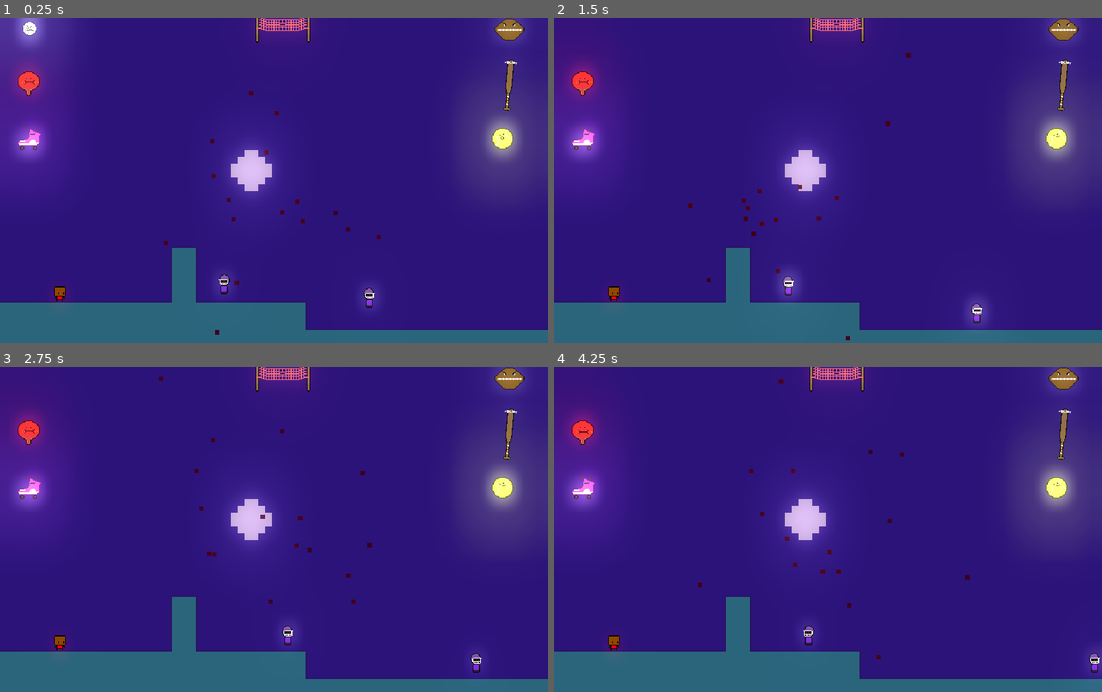
Above: before the commit, frames 1-4 (two rows, left to right).
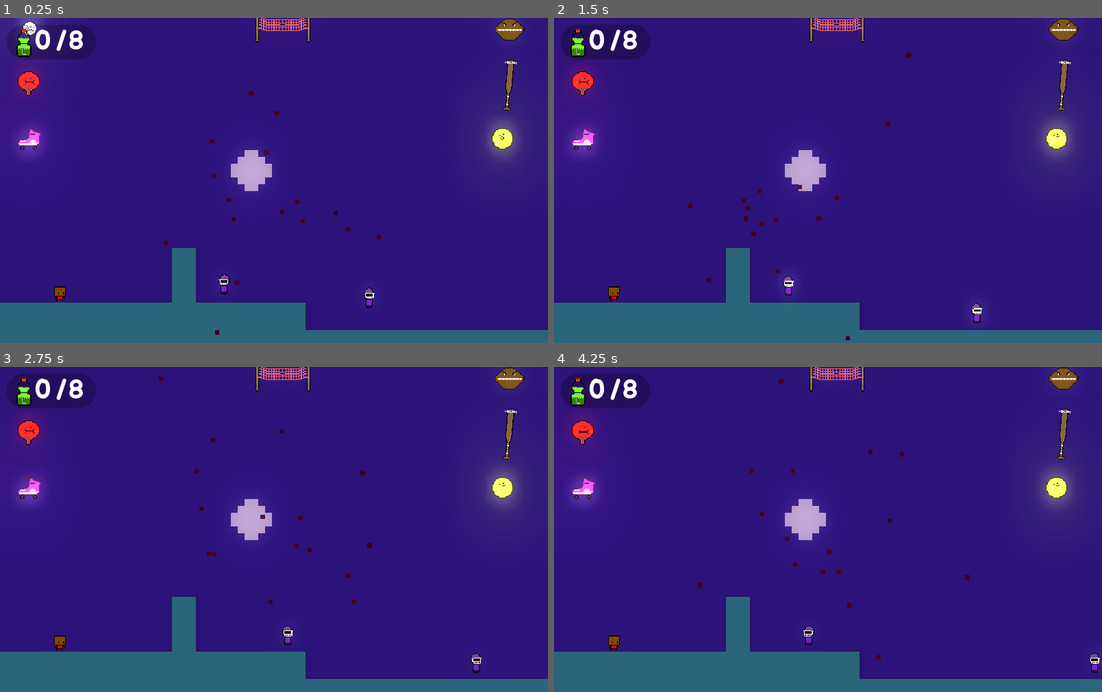
Above: after the commit, the same moments.

Repository: AdamSmif/Sportsball-Adventures
Game: Godot game, scene res://Levels/ShaderTest.tscn
The game is run twice, just before and just after one commit, with the same random seed, the same clock (stepped at 60 frames per second) and the same inputs. This scene is started directly instead of the project's main scene.
Inputs:
- Up to frame 1 (0.25 s): no input
- Up to frame 2 (1.5 s): hold Up (ui_up) from 0.53 s (still down); tap Space (jump) at 0.77 s
- Up to frame 3 (2.75 s): tap Space (jump) at 1.52 s; release Up (ui_up) at 2.03 s
- Up to frame 4 (4.25 s): hold Up (ui_up) from 2.78 s (still down); tap Space (jump) at 3.02, 3.77 s

The runs differ from the first frame. In frame 1, 3.8% of the frame differs, in the area x 1-96%, y 0-53%; in frame 2, 3.6%; in frame 3, 3.6%; in frame 4, 3.7%.

Commit message:
minor content updates

Diff:
--- a/Assets/Hoop.tscn
+++ b/Assets/Hoop.tscn
@@ -1,7 +1,6 @@
 [gd_scene load_steps=3 format=2]
 
 [ext_resource path="res://Assets/hoop.png" type="Texture" id=1]
-
 
 [sub_resource type="RectangleShape2D" id=1]
 extents = Vector2( 1.49399, 2.6126 )
--- a/Assets/Shaders/WorldEnviromentGlow.tres
+++ b/Assets/Shaders/WorldEnviromentGlow.tres
@@ -6,6 +6,6 @@
 fog_sun_amount = 0.15
 fog_depth_begin = 1460.5
 glow_enabled = true
-glow_intensity = 1.77
+glow_intensity = 0.51
 glow_blend_mode = 0
 glow_hdr_threshold = 0.23
--- a/Assets/hoopnet.tscn
+++ b/Assets/hoopnet.tscn
@@ -1,7 +1,6 @@
 [gd_scene load_steps=2 format=2]
 
 [ext_resource path="res://Assets/hoopnet.png" type="Texture" id=1]
-
 
 [node name="hoopnet" type="StaticBody2D"]
 
--- a/Levels/ShaderTest.tscn
+++ b/Levels/ShaderTest.tscn
@@ -7,9 +7,12 @@
 [ext_resource path="res://Assets/Shaders/WorldEnviromentGlow.tres" type="Environment" id=5]
 [ext_resource path="res://Assets/Shaders/CircleParticleSystem.tscn" type="PackedScene" id=6]
 [ext_resource path="res://Enemies+Allies/Footballbot/FootballBot.tscn" type="PackedScene" id=7]
-[ext_resource path="res://Enemies+Allies/Gronkobot/Gronkobot.tscn" type="PackedScene" id=8]
+[ext_resource path="res://UI/HUD/HUD.tscn" type="PackedScene" id=8]
 [ext_resource path="res://Assets/FallZone.tscn" type="PackedScene" id=9]
 [ext_resource path="res://PlayersTwoThruEight/AllPlayers.tscn" type="PackedScene" id=10]
+[ext_resource path="res://Assets/hoopstick.png" type="Texture" id=11]
+[ext_resource path="res://Assets/hoopnet.png" type="Texture" id=12]
+[ext_resource path="res://Assets/Hoop.tscn" type="PackedScene" id=13]
 
 [sub_resource type="Shader" id=1]
 code = "shader_type canvas_item;
@@ -34,6 +37,22 @@
 scale = Vector2( 8, 8 )
 frame = 1
 
+[node name="YSort" type="YSort" parent="."]
+
+[node name="hoopstick" type="Sprite" parent="YSort"]
+position = Vector2( -714.089, 147.663 )
+scale = Vector2( 1, 5.49798 )
+texture = ExtResource( 11 )
+
+[node name="Hoop" type="YSort" parent="."]
+
+[node name="Hoop1" parent="Hoop" instance=ExtResource( 13 )]
+position = Vector2( -712, 120 )
+
+[node name="hoopnet" type="Sprite" parent="Hoop/Hoop1"]
+position = Vector2( -0.837769, 7.62436 )
+texture = ExtResource( 12 )
+
 [node name="GolfTile" parent="." instance=ExtResource( 2 )]
 position = Vector2( -59.4753, -89.6174 )
 tile_data = PoolIntArray( 327734, 0, 0, 327735, 0, 1, 327736, 0, 1, 327737, 0, 1, 327738, 0, 1, 327739, 0, 1, 327740, 0 …(13886 unchanged characters)…
@@ -57,8 +76,7 @@
 position = Vector2( 64, 152 )
 direction = 1
 
-[node name="Gronkobot" parent="." instance=ExtResource( 8 )]
-position = Vector2( -400, 128 )
+[node name="HUD" parent="." instance=ExtResource( 8 )]
 
 [node name="Player" parent="." instance=ExtResource( 3 )]
 position = Vector2( -284.512, 111.461 )
--- a/Levels/World.tscn
+++ b/Levels/World.tscn
@@ -121,71 +121,70 @@
 
 [node name="Ocean" parent="." instance=ExtResource( 25 )]
 position = Vector2( 303.263, 526.705 )
-frame = 2
 
 [node name="Ocean2" parent="." instance=ExtResource( 25 )]
 position = Vector2( 559.074, 526.523 )
-frame = 1
+frame = 2
 
 [node name="Ocean3" parent="." instance=ExtResource( 25 )]
 position = Vector2( 812.435, 526.523 )
+frame = 1
 
 [node name="Ocean7" parent="." instance=ExtResource( 25 )]
 position = Vector2( 1069.43, 526.523 )
-frame = 2
 
 [node name="Ocean10" parent="." instance=ExtResource( 25 )]
 position = Vector2( 1325.78, 525.804 )
-frame = 1
+frame = 2
 
 [node name="Ocean11" parent="." instance=ExtResource( 25 )]
 position = Vector2( 1582.94, 525.804 )
-frame = 1
+frame = 2
 
 [node name="Ocean12" parent="." instance=ExtResource( 25 )]
 position = Vector2( 1839.2, 526.398 )
-frame = 1
+frame = 2
 
 [node name="Ocean4" parent="." instance=ExtResource( 25 )]
 position = Vector2( 47.0103, 527.286 )
-frame = 2
 
 [node name="Ocean5" parent="." instance=ExtResource( 25 )]
 position = Vector2( -281.99, 527.286 )
-frame = 2
 
 [node name="Ocean6" parent="." instance=ExtResource( 25 )]
 position = Vector2( -537.99, 527.286 )
-frame = 1
+frame = 2
 
 [node name="Ocean8" parent="." instance=ExtResource( 25 )]
 position = Vector2( -790.885, 527.286 )
+frame = 1
 
 [node name="Ocean13" parent="." instance=ExtResource( 25 )]
 position = Vector2( -790.885, 592.286 )
-frame = 2
 
 [node name="Ocean14" parent="." instance=ExtResource( 25 )]
 position = Vector2( -536, 592 )
-frame = 2
 
 [node name="Ocean15" parent="." instance=ExtResource( 25 )]
 position = Vector2( -792, 656 )
-frame = 1
+frame = 2
 
 [node name="Ocean16" parent="." instance=ExtResource( 25 )]
 position = Vector2( -536, 656 )
-frame = 1
+frame = 2
 
 [node name="Ocean17" parent="." instance=ExtResource( 25 )]
 position = Vector2( -600, 704 )
+frame = 1
 
 [node name="Ocean18" parent="." instance=ExtResource( 25 )]
 position = Vector2( -736, 750 )
 scale = Vector2( 5, 5 )
+frame = 1
 
 [node name="Ocean9" parent="." instance=ExtResource( 25 )]
 position = Vector2( -842.99, 527.286 )
+frame = 1
 
 [node name="Sky" type="Sprite" parent="."]
 show_behind_parent = true
Not shown: 1 places in Levels/ShaderTest.tscn that only renumber resources
